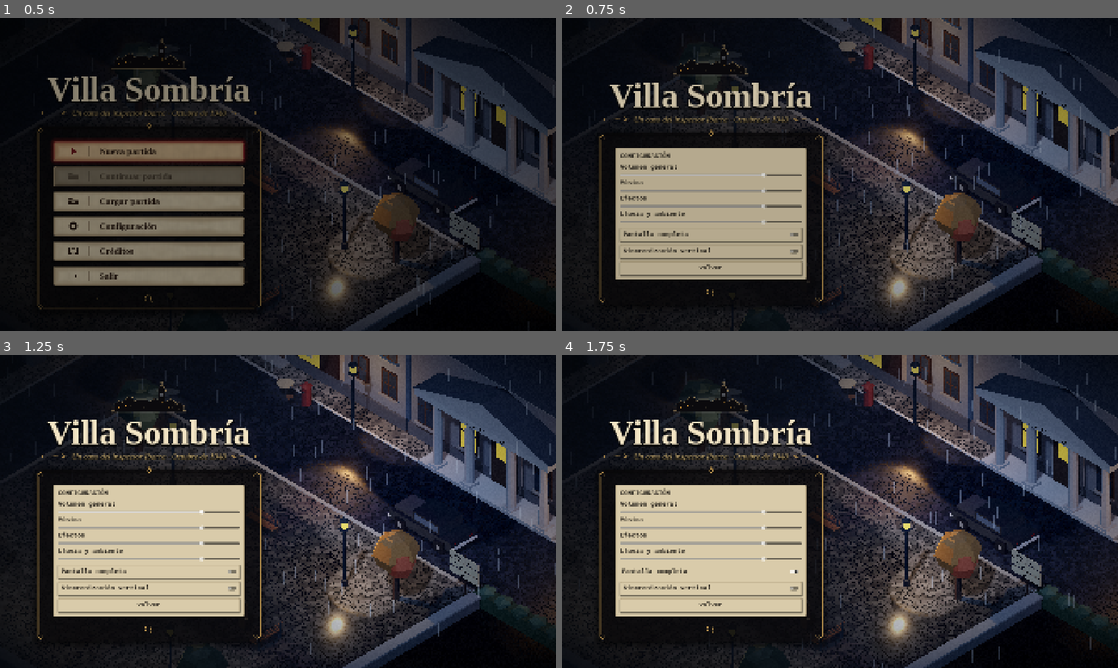
Above: before the commit, frames 1-4 (two rows, left to right).
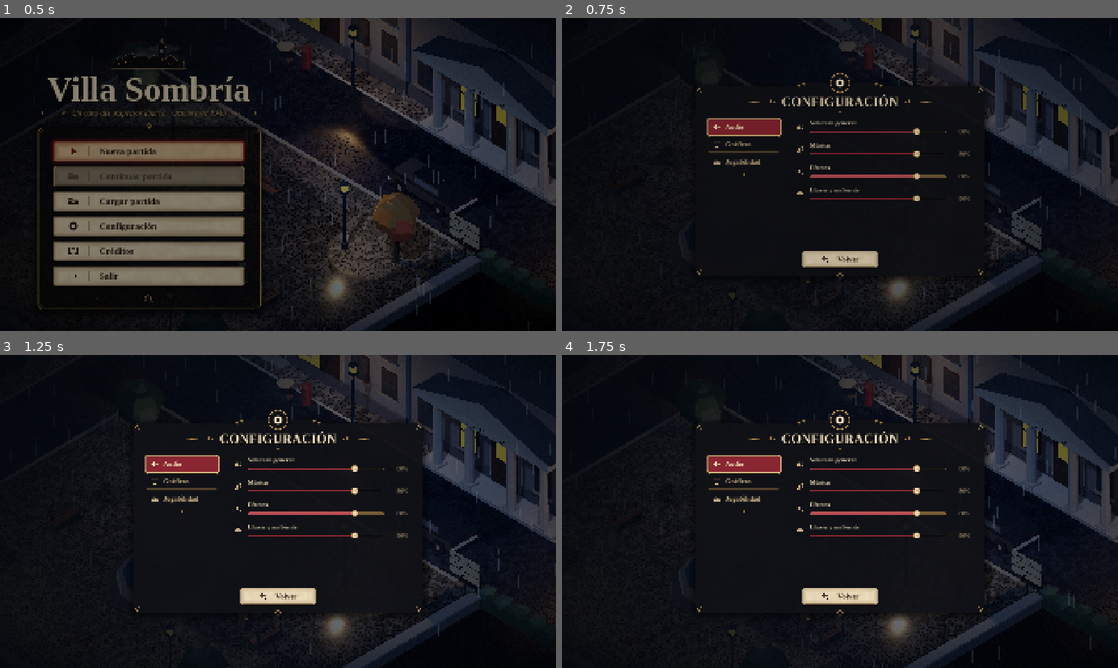
Above: after the commit, the same moments.

Repository: LuisCastillo04/VillaSombria
Game: Godot game, scene res://scenes/main/main_menu.tscn
Same seed, same stepped clock (60 frames per second), same inputs: the game is played once before the commit and once after it.
Inputs (mouse positions are in pixels of both pictures, inside the frame that each line leads up to):
- Up to frame 1 (0.5 s): no input
- Up to frame 2 (0.75 s): click "Configuración" at 0.5 s
- Up to frame 3 (1.25 s): no input
- Up to frame 4 (1.75 s): click (712, 570) at 1.25 s, where only the run before the commit has a clickable "Pantalla completa"

Frame 1 is identical in both runs. In frame 2, 38% of the frame differs, in the area x 6-100%, y 0-100%; in frame 3, 41%; in frame 4, 41%.

Commit message:
feat(menu): usar la nueva configuración en el menú principal
La configuración se abre sobre la plaza en lugar del título y las opciones, que vuelven con un fundido. SettingsPanel deja de usarse y se elimina.

Diff:
--- a/new-game-project/scenes/main/main_menu.tscn
+++ b/new-game-project/scenes/main/main_menu.tscn
@@ -3,7 +3,7 @@
 [ext_resource type="Script" path="res://scripts/ui/main_menu.gd" id="1"]
 [ext_resource type="PackedScene" path="res://scenes/world/post_fx.tscn" id="2"]
 [ext_resource type="PackedScene" path="res://scenes/ui/screen_fade.tscn" id="3"]
-[ext_resource type="PackedScene" path="res://scenes/ui/settings_panel.tscn" id="4"]
+[ext_resource type="PackedScene" path="res://scenes/ui/settings_menu.tscn" id="4"]
 [ext_resource type="PackedScene" path="res://scenes/ui/save_slots_menu.tscn" id="5"]
 [ext_resource type="Script" path="res://scripts/ui/menu_frame.gd" id="6"]
 [ext_resource type="Script" path="res://scripts/ui/menu_option_button.gd" id="7"]
@@ -172,11 +172,6 @@
 icon = ExtResource("15")
 script = ExtResource("7")
 
-[node name="SettingsPanel" parent="Ui/Root/Layout/Frame" instance=ExtResource("4")]
-unique_name_in_owner = true
-visible = false
-layout_mode = 2
-
 [node name="CreditsPanel" type="VBoxContainer" parent="Ui/Root/Layout/Frame"]
 unique_name_in_owner = true
 visible = false
@@ -198,6 +193,12 @@
 icon = ExtResource("16")
 script = ExtResource("7")
 
+[node name="SettingsMenu" parent="Ui/Root" instance=ExtResource("4")]
+unique_name_in_owner = true
+visible = false
+layout_mode = 1
+backdrop_dim = 0.45
+
 [node name="SaveSlotsMenu" parent="Ui/Root" instance=ExtResource("5")]
 unique_name_in_owner = true
 visible = false
--- a/new-game-project/scenes/ui/settings_panel.tscn
+++ /dev/null
@@ -1,31 +0,0 @@
-[gd_scene format=3]
-
-[ext_resource type="Script" path="res://scripts/ui/settings_panel.gd" id="1"]
-
-[node name="SettingsPanel" type="PanelContainer"]
-custom_minimum_size = Vector2(620, 0)
-script = ExtResource("1")
-
-[node name="Box" type="VBoxContainer" parent="."]
-layout_mode = 2
-theme_override_constants/separation = 12
-
-[node name="Title" type="Label" parent="Box"]
-layout_mode = 2
-text = "CONFIGURACIÓN"
-
-[node name="Rows" type="VBoxContainer" parent="Box"]
-layout_mode = 2
-theme_override_constants/separation = 6
-
-[node name="Fullscreen" type="CheckButton" parent="Box"]
-layout_mode = 2
-text = "Pantalla completa"
-
-[node name="Vsync" type="CheckButton" parent="Box"]
-layout_mode = 2
-text = "Sincronización vertical"
-
-[node name="Close" type="Button" parent="Box"]
-layout_mode = 2
-text = "Volver"
--- a/new-game-project/scripts/ui/main_menu.gd
+++ b/new-game-project/scripts/ui/main_menu.gd
@@ -36,15 +36,16 @@
 @onready var _settings_button: MenuOptionButton = %Settings
 @onready var _credits_button: MenuOptionButton = %Credits
 @onready var _quit: MenuOptionButton = %Quit
-@onready var _settings: SettingsPanel = %SettingsPanel
+@onready var _settings: SettingsMenu = %SettingsMenu
 @onready var _credits: VBoxContainer = %CreditsPanel
 @onready var _credits_text: RichTextLabel = %CreditsText
 @onready var _credits_close: MenuOptionButton = %CreditsClose
 @onready var _slots: SaveSlotsMenu = %SaveSlotsMenu
 @onready var _fade: ScreenFade = $ScreenFade
 
-## Opción que abrió el panel o el expediente visibles: recupera el foco al volver.
+## Opción que abrió el panel o la pantalla visibles: recupera el foco al volver.
 var _return_focus: Control
+var _layout_tween: Tween
 
 
 func _ready() -> void:
@@ -57,7 +58,7 @@
 	_new_game.pressed.connect(_on_new_game)
 	_continue.pressed.connect(_on_continue)
 	_load.pressed.connect(_open_load_menu)
-	_settings_button.pressed.connect(_show_panel.bind(_settings, _settings_button))
+	_settings_button.pressed.connect(_open_settings)
 	_credits_button.pressed.connect(_show_panel.bind(_credits, _credits_button))
 	_quit.pressed.connect(_on_quit)
 	_credits_close.pressed.connect(_show_menu)
@@ -81,6 +82,9 @@
 	if _slots.visible:
 		get_viewport().set_input_as_handled()
 		_slots.cancel()
+	elif _settings.is_open():
+		# La configuración gestiona su propio Escape y vuelve aquí.
+		return
 	elif not _menu.visible:
 		get_viewport().set_input_as_handled()
 		_show_menu()
@@ -133,18 +137,36 @@
 		first.grab_focus()
 
 
+## La configuración se abre encima de la plaza, en lugar del título y las opciones.
+func _open_settings() -> void:
+	AudioManager.play("click")
+	_return_focus = _settings_button
+	_layout.hide()
+	_settings.open()
+
+
 func _show_menu() -> void:
-	_settings.hide()
 	_credits.hide()
 	_slots.hide()
-	_layout.show()
 	_menu.show()
+	if not _layout.visible:
+		_fade_in_layout()
 	_refresh_continue()
 	var target := _return_focus
 	_return_focus = null
 	if target == null or target.focus_mode == Control.FOCUS_NONE or not target.is_visible_in_tree():
 		target = _new_game
 	target.grab_focus()
+
+
+## Al volver de otra pantalla, el título y las opciones aparecen con un fundido.
+func _fade_in_layout() -> void:
+	_layout.show()
+	_layout.modulate.a = 0.0
+	if _layout_tween != null:
+		_layout_tween.kill()
+	_layout_tween = create_tween()
+	_layout_tween.tween_property(_layout, "modulate:a", 1.0, MenuScreen.FADE_SECONDS)
 
 
 ## «Continuar» retoma la ranura activa de la última sesión o, si ya no es válida, la más reciente.
--- a/new-game-project/scripts/ui/settings_panel.gd
+++ /dev/null
@@ -1,46 +0,0 @@
-class_name SettingsPanel
-extends PanelContainer
-## Panel de ajustes reutilizado por el menú principal y la pausa.
-
-signal closed
-
-const CHANNELS := {
-	"Master": "Volumen general",
-	"Musica": "Música",
-	"Efectos": "Efectos",
-	"Ambiente": "Lluvia y ambiente",
-}
-
-@onready var _rows: VBoxContainer = $Box/Rows
-@onready var _fullscreen: CheckButton = $Box/Fullscreen
-@onready var _vsync: CheckButton = $Box/Vsync
-@onready var _close: Button = $Box/Close
-
-
-func _ready() -> void:
-	for bus_name: String in CHANNELS:
-		var label := Label.new()
-		label.text = CHANNELS[bus_name]
-		_rows.add_child(label)
-		var slider := HSlider.new()
-		slider.min_value = 0.0
-		slider.max_value = 1.0
-		slider.step = 0.05
-		slider.value = Settings.volumes[bus_name]
-		slider.value_changed.connect(_on_volume.bind(bus_name))
-		_rows.add_child(slider)
-	_fullscreen.button_pressed = Settings.fullscreen
-	_fullscreen.toggled.connect(Settings.set_fullscreen)
-	_vsync.button_pressed = Settings.vsync
-	_vsync.toggled.connect(Settings.set_vsync)
-	_close.pressed.connect(_on_close)
-
-
-func _on_volume(value: float, bus_name: String) -> void:
-	Settings.set_volume(bus_name, value)
-
-
-func _on_close() -> void:
-	AudioManager.play("click")
-	hide()
-	closed.emit()
--- a/new-game-project/tests/unit/test_main_menu.gd
+++ b/new-game-project/tests/unit/test_main_menu.gd
@@ -131,16 +131,13 @@
 
 func test_panels_take_the_focus_and_give_it_back() -> void:
 	var options: Control = menu.get_node("%Menu")
-	var settings: SettingsPanel = menu.get_node("%SettingsPanel")
+	var settings: SettingsMenu = menu.get_node("%SettingsMenu")
 	_option("Settings").grab_focus()
 	_option("Settings").pressed.emit()
-	check(settings.visible and not options.visible, "Configuración ocupa el lugar de las opciones")
+	check(settings.is_open() and not options.is_visible_in_tree(), "Configuración se abre en lugar de las opciones")
 	check(_focus_owner() != null and settings.is_ancestor_of(_focus_owner()), "y recibe el foco")
-	var cancel := InputEventAction.new()
-	cancel.action = "ui_cancel"
-	cancel.pressed = true
-	menu._input(cancel)
-	check(options.visible and not settings.visible, "Escape vuelve a las opciones")
+	_navigate("ui_cancel")
+	check(options.is_visible_in_tree() and not settings.is_open(), "Escape vuelve a las opciones")
 	check(_focus_owner() == _option("Settings"), "con el foco en «Configuración»")
 	_option("Credits").pressed.emit()
 	check((menu.get_node("%CreditsPanel") as Control).visible, "los créditos se abren")
Not shown, removed: new-game-project/scripts/ui/settings_panel.gd.uid
